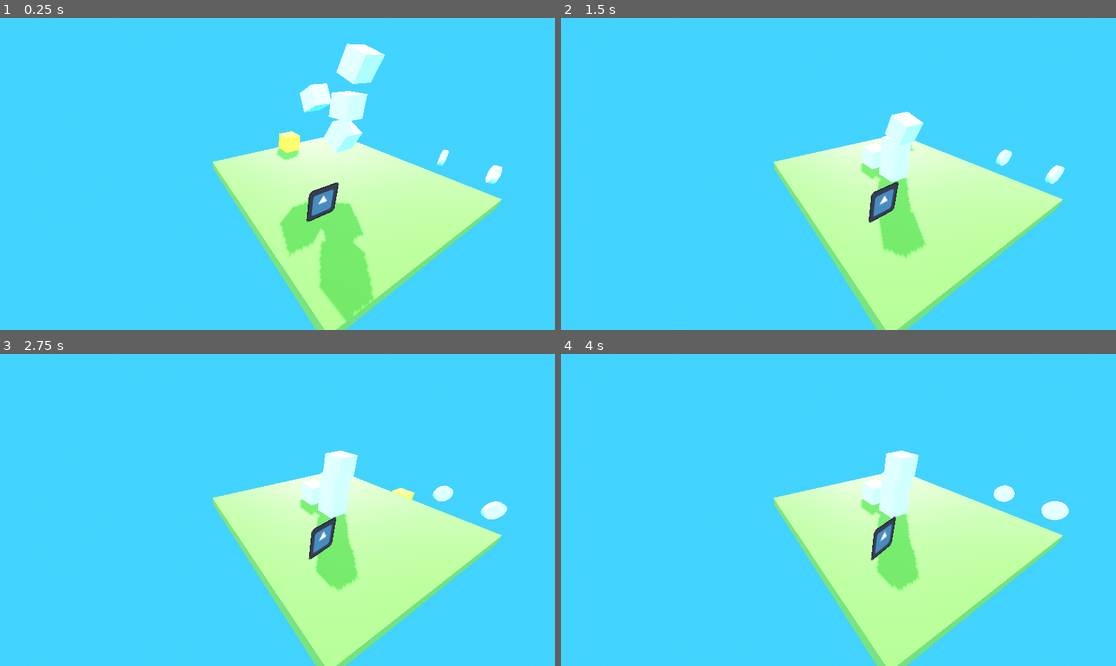
Above: before the commit, frames 1-4 (two rows, left to right).
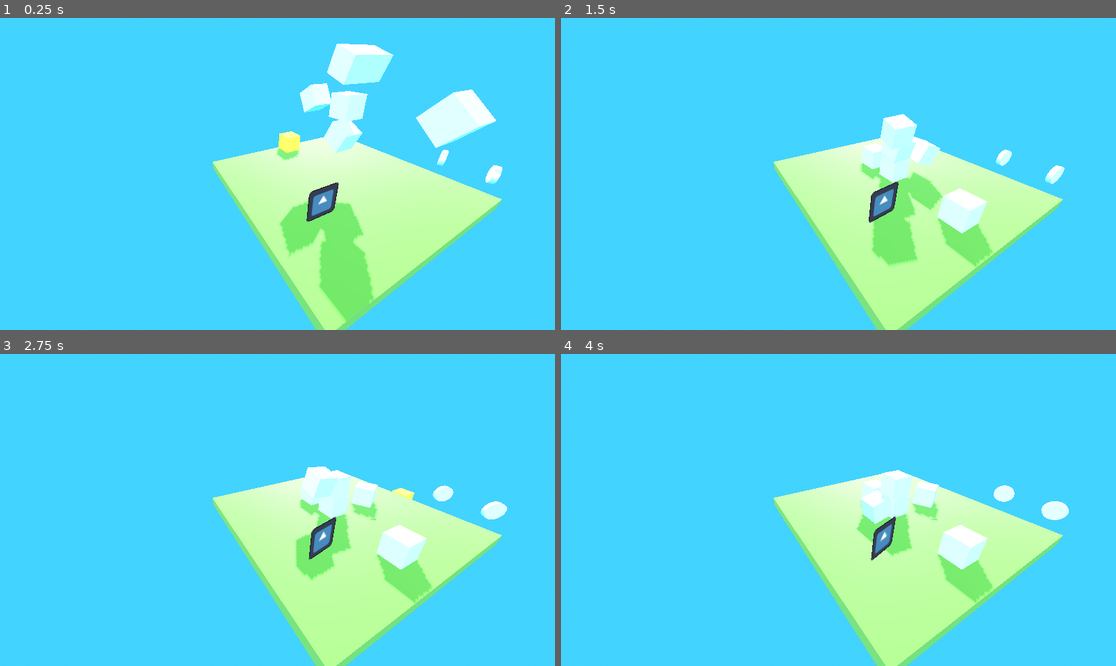
Above: after the commit, the same moments.

Repository: anaktas24/Godot-3D
Game: Godot game, scene res://level1.tscn
Same seed, same stepped clock (60 frames per second), same inputs: the game is played once before the commit and once after it. The engine's default icon, where the game draws it, is replaced by a stand-in: a white triangle on a blue panel in a dark square.
Inputs:
- Up to frame 1 (0.25 s): no input
- Up to frame 2 (1.5 s): tap Enter (ui_accept) at 0.5, 0.77 s; hold Right (ui_right) 0.53-1.28 s; hold Down (ui_down) from 1.28 s (still down)
- Up to frame 3 (2.75 s): tap Enter (ui_accept) at 1.52 s; release Down (ui_down) at 2.03 s; hold Right (ui_right) from 2.03 s (still down)
- Up to frame 4 (4 s): release Right (ui_right) at 2.78 s; hold Up (ui_up) 2.78-3.53 s; tap Enter (ui_accept) at 3.02, 3.77 s; hold Left (ui_left) from 3.53 s (still down)

The runs differ from the first frame. In frame 1, 2.2% of the frame differs, in the area x 58-90%, y 8-96%; in frame 2, 3.4%; in frame 3, 3.8%, in the area x 53-78%, y 30-80%; in frame 4, 3.8%.

Commit message:
added cube

Diff:
--- a/level1.tscn
+++ b/level1.tscn
@@ -65,6 +65,12 @@
 [node name="Block2" parent="Blocks" instance=ExtResource("1_edttu")]
 transform = Transform3D(1, 0, 0, 0, 0.937968, -0.346723, 0, 0.346723, 0.937968, 0, 5.406, 0.253415)
 
+[node name="Block5" parent="Blocks" instance=ExtResource("1_edttu")]
+transform = Transform3D(1, 0, 0, 0, 0.937968, -0.346723, 0, 0.346723, 0.937968, 0, 5.406, 0.253415)
+
+[node name="Block5" parent="Blocks/Block5" instance=ExtResource("1_edttu")]
+transform = Transform3D(1, 0, 0, 0, 0.937968, -0.346723, 0, 0.346723, 0.937968, -0.233315, 0.128507, 3.8515)
+
 [node name="Block3" parent="Blocks" instance=ExtResource("1_edttu")]
 transform = Transform3D(1, 0, 0, 0, 0.895906, -0.444244, 0, 0.444244, 0.895906, 0, 2.5172, 0)
 
